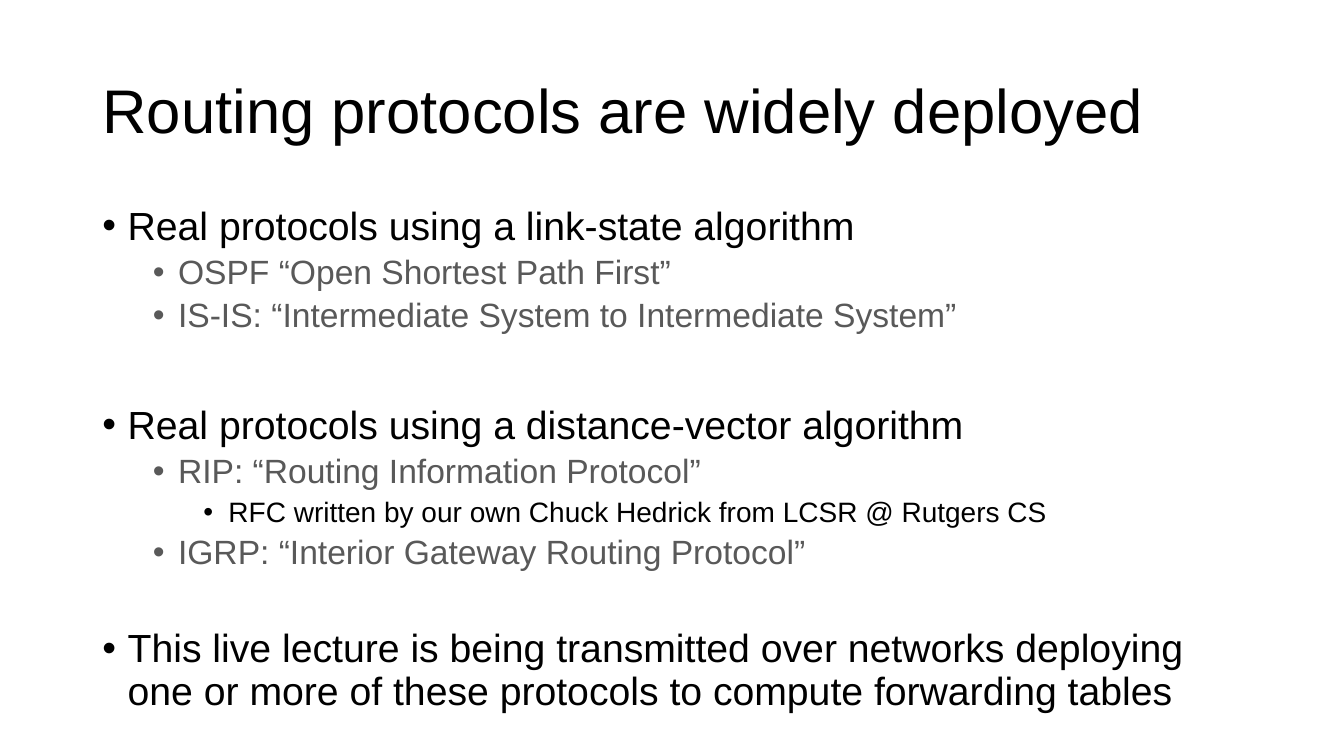
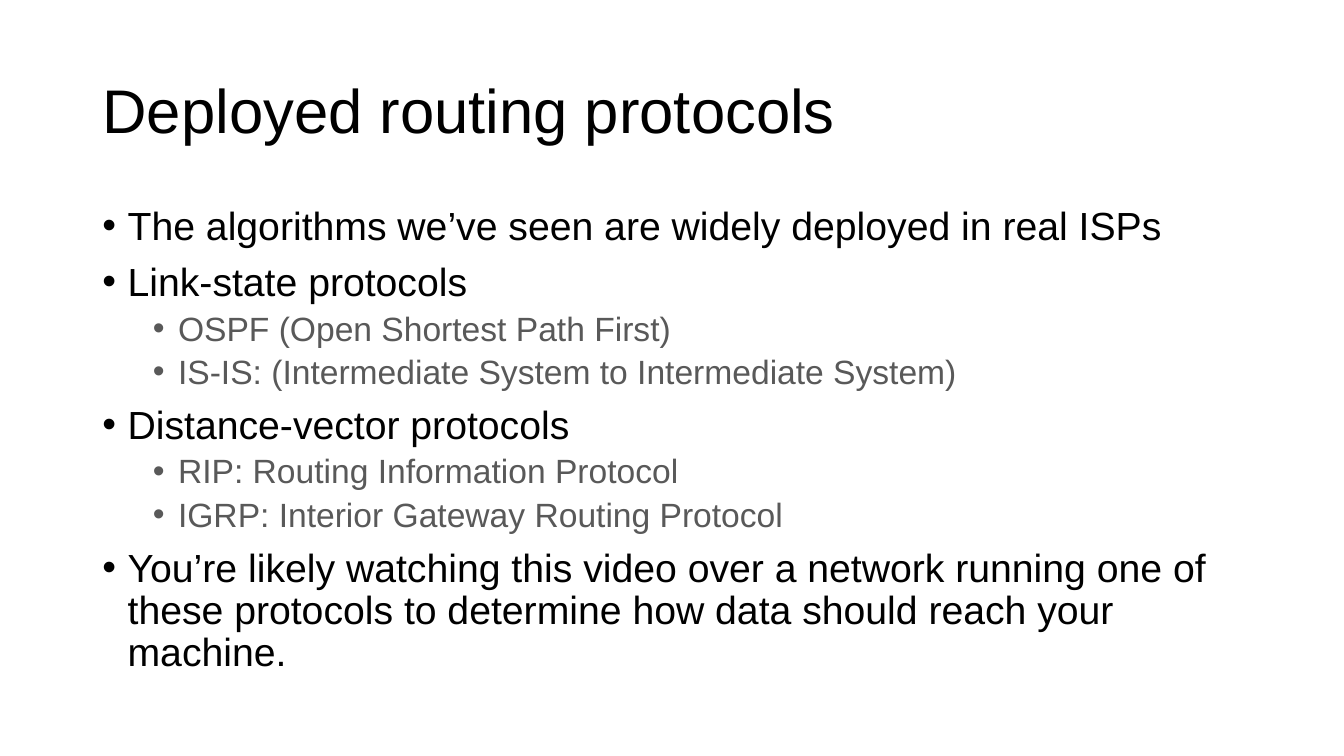
Before and after one commit to ngsrinivas/coursegen, a slide deck: slide 35 of ex/352-S21/staging/352-S21/lectures/network-intradomain-routing.pptx (slide 30 before the commit). Drawn at 1344x756 pixels with LibreOffice and Linux fonts; fonts in the diff are those of the drawing. Boxes give left, top, right and bottom in pixels: in the first picture for what was removed or moved away, otherwise in the second. Text is boxed around its words. In the diff, an @@ line names an element or a change of style, - is before the commit and + after.

```diff
--- a/ex/352-S21/staging/352-S21/lectures/network-intradomain-routing.pptx
+++ b/ex/352-S21/staging/352-S21/lectures/network-intradomain-routing.pptx
@@ title at [102,88,835,145]: text changed @@
-Routing protocols are widely deployed
+Deployed routing protocols
@@ text at [128,211,1206,667]: text changed @@
-• Real protocols using a link-state algorithm
-  • OSPF “Open Shortest Path First”
-  • IS-IS: “Intermediate System to Intermediate System”
-• Real protocols using a distance-vector algorithm
-  • RIP: “Routing Information Protocol”
-    • RFC written by our own Chuck Hedrick from LCSR @ Rutgers CS
-  • IGRP: “Interior Gateway Routing Protocol”
-• This live lecture is being transmitted over networks deploying one or more of these protocols to compute forwarding tables
+• The algorithms we’ve seen are widely deployed in real ISPs
+• Link-state protocols
+  • OSPF (Open Shortest Path First)
+  • IS-IS: (Intermediate System to Intermediate System)
+• Distance-vector protocols
+  • RIP: Routing Information Protocol
+  • IGRP: Interior Gateway Routing Protocol
+• You’re likely watching this video over a network running one of these protocols to determine how data should reach your machine.
```
Also in this commit, not shown: 9 other slides changed, 19 slides added, 20 slides removed, 2 other files.
